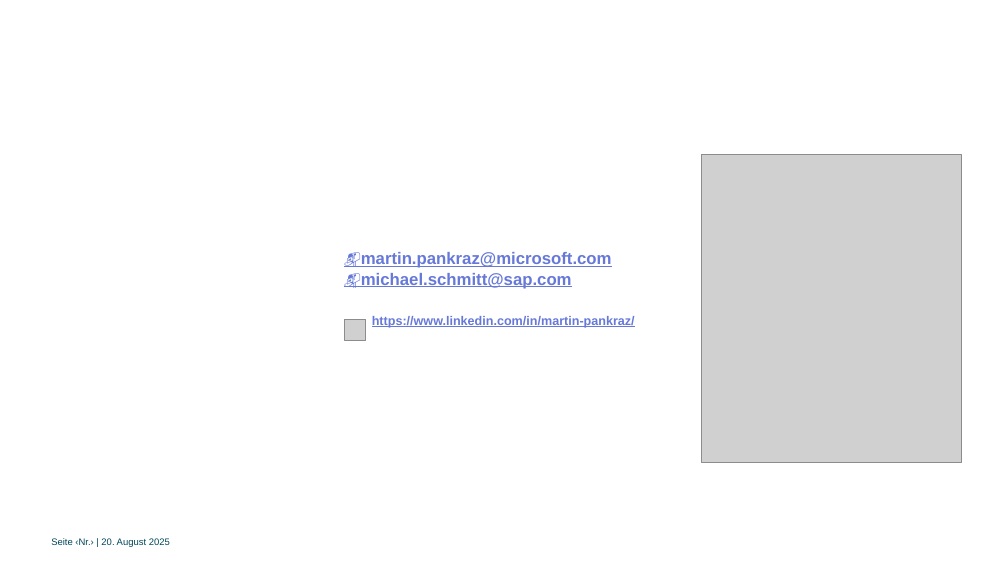
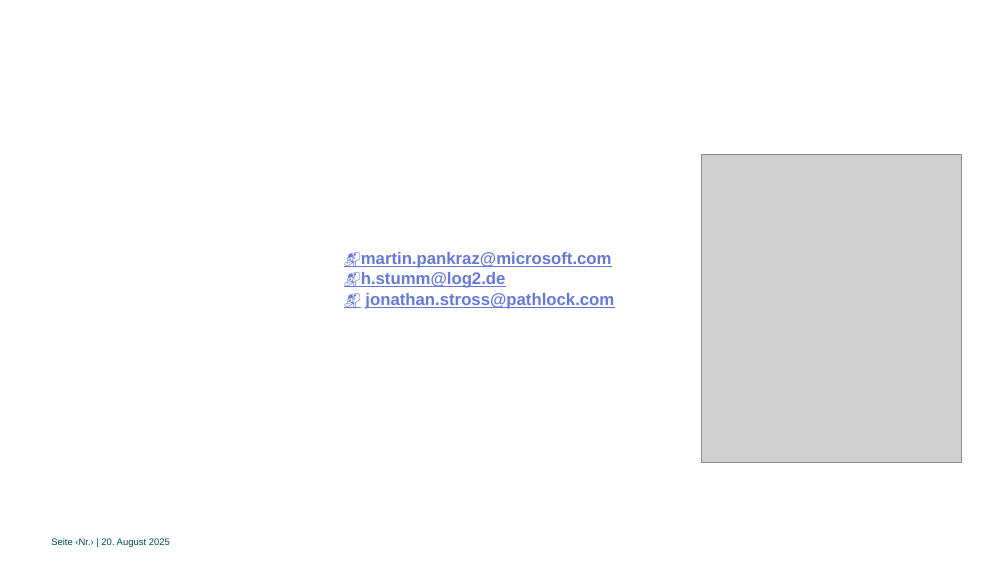
Before and after one commit to MartinPankraz/DSAGTechXChange26, a slide deck: slide 12 of misc/welcome.pptx. Drawn at 1008x567 pixels with LibreOffice and Linux fonts; fonts in the diff are those of the drawing; grey boxes stand for pictures; background and template pictures are left out. Boxes give left, top, right and bottom in pixels: in the first picture for what was removed or moved away, otherwise in the second. Text is boxed around its words. In the diff, an @@ line names an element or a change of style, - is before the commit and + after.

Commit message:
qr code update

```diff
--- a/misc/welcome.pptx
+++ b/misc/welcome.pptx
@@ text at [361, 272, 614, 309]: text changed; size 12 to 16 pt @@
-📬michael.schmitt@sap.com
-https://www.linkedin.com/in/martin-pankraz/
+📬h.stumm@log2.de
+📬 jonathan.stross@pathlock.com
@@ picture removed at [345, 319, 366, 340] @@
```
Also in this commit, not shown: 1 other slide changed.
